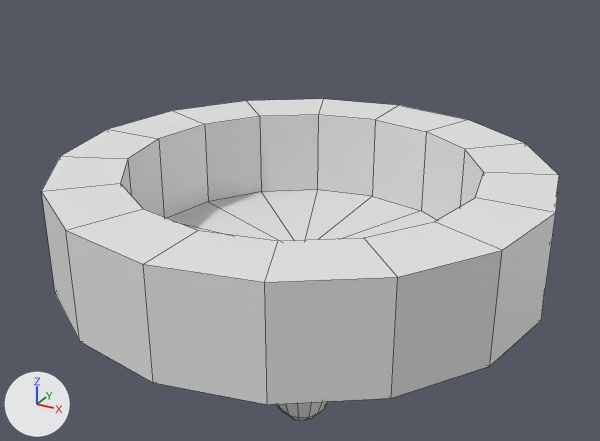
The Blender file Assets/Models/blend files/playerTop.blend, before and after one commit.
Camera for both pictures: a camera (50 mm lens) standing at (1.47, -2.69, 2.32) and looking at (-0.04, 0.05, 0.94). Every picture has the same lights, and +X, +Y and +Z are marked at lower left. Mesh edges are drawn as thin lines.

The older version as bpy lines, for what is in view:
```python
me_circle = bpy.data.meshes.new('Circle')
me_circle.from_pydata(...)  # 130 vertices, 144 faces; spans x -0.6..0.6, y -0.6..0.6, z -0.368..0.37
ob_circle = bpy.data.objects.new('Circle', me_circle)
ob_circle.location = (0.0, 0.0, 0.601)
ob_circle.scale = (1.63, 1.63, 1.63)
```
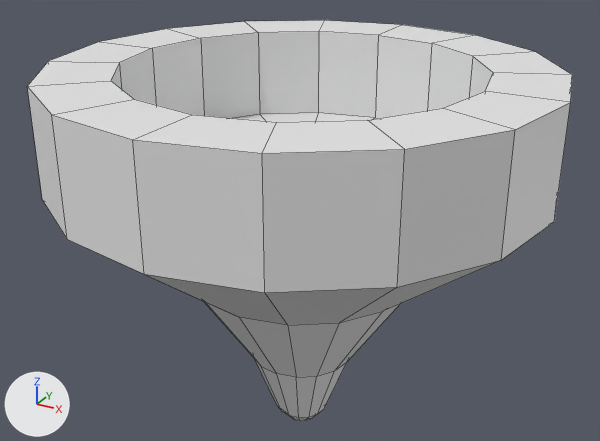
Location of each change, (x1, y1, x2, y2) in pixels of the pictures (600 x 441 px; the box of a moved part takes in the faces that stretch with it):
'Circle', reshaped (24% taller)
    before: (41, 99, 559, 421)
    after: (27, 20, 572, 421)
part 1 of me_circle, moved or reshaped (not visible before)
    after: (76, 243, 498, 377)
part 2 of me_circle, moved or reshaped
    before: (41, 99, 559, 405)
    after: (27, 20, 572, 293)

What the commit changed:
me_circle has 130 vertices, 144 faces and spans x -0.6..0.6, y -0.6..0.6, z -0.368..0.37.
me_circle is used by ob_circle; location (0.0, 0.0, 0.601); scale (1.63, 1.63, 1.63).
me_circle part 1: all 16 vertices in x -0.293..0.293, y -0.293..0.293, z -0.023 are moved by (0.0, 0.0, 0.125).
me_circle part 2: all 65 vertices in x -0.6..0.6, y -0.6..0.6, z 0.114..0.37 are moved by (0.0, 0.0, 0.237).
